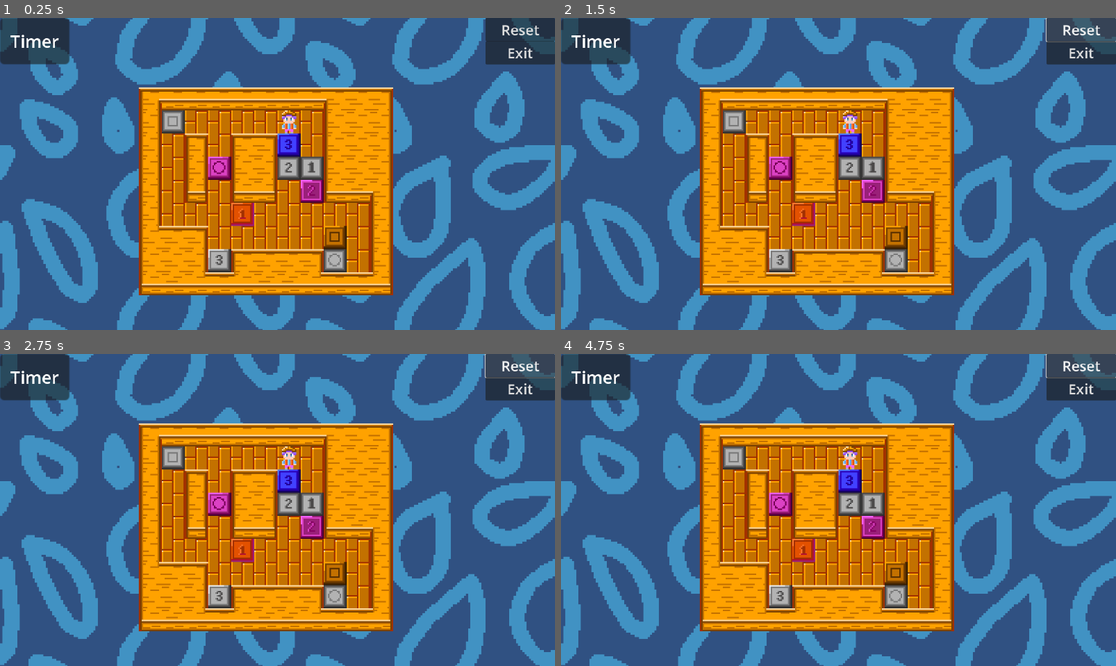
Above: before the commit, frames 1-4 (two rows, left to right).
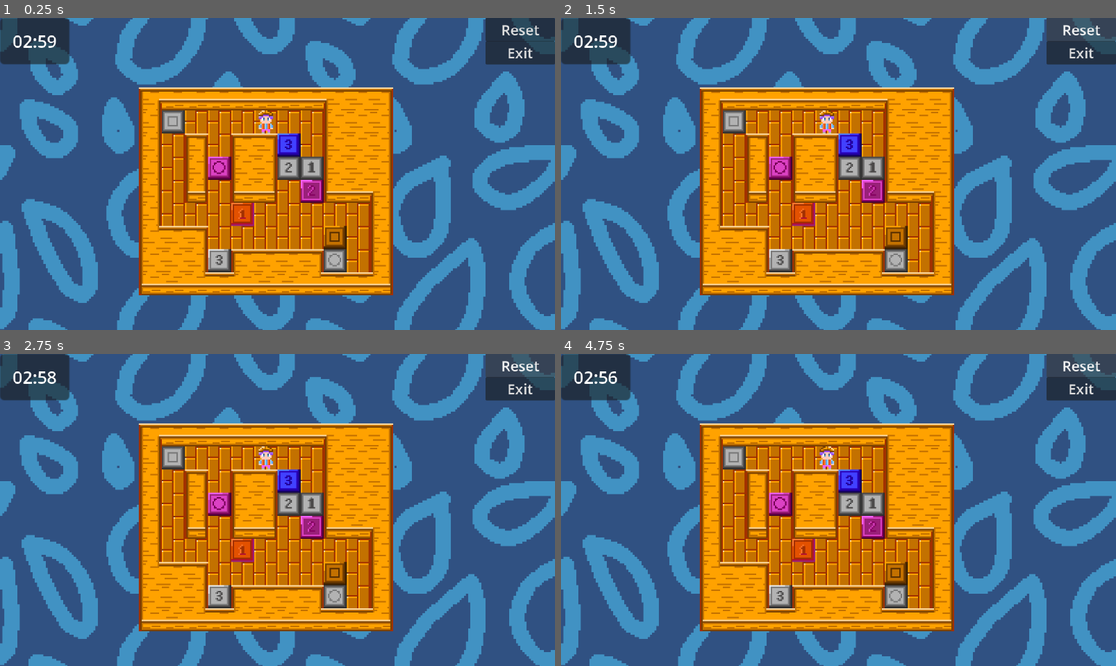
Above: after the commit, the same moments.

Repository: N3K0014/PuzzleGame
Game: Godot game, scene res://Scenes/Levels/level_4.tscn
Two runs of this game, one before a commit and one after it. Both use one fixed random seed, a clock stepped at 60 frames per second and the inputs below. This scene is started directly instead of the project's main scene.
Inputs:
- Up to frame 1 (0.25 s): no input
- Up to frame 2 (1.5 s): tap Enter at 0.5 s; hold Right (ui_right) 0.53-1.25 s; click "Reset" at 1.25 s
- Up to frame 3 (2.75 s): hold Down (ui_down) from 2.03 s (still down)
- Up to frame 4 (4.75 s): release Down (ui_down) at 2.78 s; hold Right (ui_right) 2.78-3.53 s; hold Up (ui_up) 3.53-4.28 s; hold Left (ui_left) from 4.28 s (still down)

The runs differ from the first frame. In frame 1, 0.5% of the frame differs, in the area x 1-54%, y 5-38%; in frame 2, 0.6%; in frame 3, 0.6%, in the area x 1-100%, y 0-38%; in frame 4, 0.6%.
Error before the commit: Invalid access to property or key 'occupied' on a base object of type 'Area2D'. (res://Scenes/Levels/level_4.gd:12)

Commit message:
level 4 fix

Diff:
--- a/Scenes/Levels/level_4.tscn
+++ b/Scenes/Levels/level_4.tscn
@@ -27,56 +27,44 @@
 texture = ExtResource("1_0odhl")
 centered = false
 
+[node name="Player" parent="." instance=ExtResource("13_tjkle")]
+position = Vector2(176, 64)
+
 [node name="TileSet" parent="." instance=ExtResource("2_eotmo")]
-tile_map_data = PackedByteArray("AAAGAAsAAAAAAAIAAAAQAAsAAAA …(1504 unchanged characters)… AAAAAAAAHAAYAAQAAAAAAAAAHAAcAAQAAAAAAAAA=")
+tile_map_data = PackedByteArray("AAAGAAsAAAAAAAIAAAAQAAsAAAA …(1504 unchanged characters)… AAAAAAAAHAAYAAQAAAAAAAAAHAAcAAQAAAAAAAAAMAAYAAQAAAAAAAAA=")
 
 [node name="Spots" type="Node" parent="."]
 
 [node name="SquareSpot" parent="Spots" instance=ExtResource("3_oy05m")]
 position = Vector2(112, 64)
-script = null
 
 [node name="OneSpot" parent="Spots" instance=ExtResource("4_f5m1a")]
 position = Vector2(208, 96)
-script = null
 
 [node name="TwoSpot" parent="Spots" instance=ExtResource("5_roo2q")]
 position = Vector2(192, 96)
-script = null
 
 [node name="CircleSpot" parent="Spots" instance=ExtResource("6_ymsh6")]
 position = Vector2(224, 160)
-script = null
 
 [node name="ThreeSpot" parent="Spots" instance=ExtResource("7_rb567")]
 position = Vector2(144, 160)
-script = null
 
 [node name="Box" type="Node" parent="."]
 
 [node name="SquareBox" parent="Box" instance=ExtResource("8_w817r")]
 position = Vector2(224, 144)
-script = null
 
 [node name="OneBlock" parent="Box" instance=ExtResource("9_8n2tb")]
 position = Vector2(160, 128)
-script = null
 
 [node name="TwoBlock" parent="Box" instance=ExtResource("10_m22i6")]
 position = Vector2(208, 112)
-script = null
 
 [node name="CircleBox" parent="Box" instance=ExtResource("11_7dhuj")]
 position = Vector2(144, 96)
-script = null
 
 [node name="ThreeBlock" parent="Box" instance=ExtResource("12_auj8e")]
 position = Vector2(192, 80)
-script = null
-
-[node name="Player" parent="." instance=ExtResource("13_tjkle")]
-position = Vector2(192, 64)
-script = null
 
 [node name="Camera2D" parent="." instance=ExtResource("14_5vxnd")]
-script = null
--- a/Scenes/Levels/level_5.tscn
+++ b/Scenes/Levels/level_5.tscn
@@ -28,7 +28,7 @@
 centered = false
 
 [node name="TileSet" parent="." instance=ExtResource("3_rpuvh")]
-tile_map_data = PackedByteArray("AAAGAAsAAAAAAAIAAAAQAAsAAAA …(1504 unchanged characters)… AAAAAAAAHAAYAAQAAAAAAAAAHAAcAAQAAAAAAAAA=")
+tile_map_data = PackedByteArray("AAAGAAsAAAAAAAIAAAAQAAsAAAA …(1504 unchanged characters)… AAAAAAAAHAAYAAQAAAAAAAAAHAAcAAQAAAAAAAAAMAAYAAQAAAAAAAAA=")
 
 [node name="Spots" type="Node" parent="."]
 
